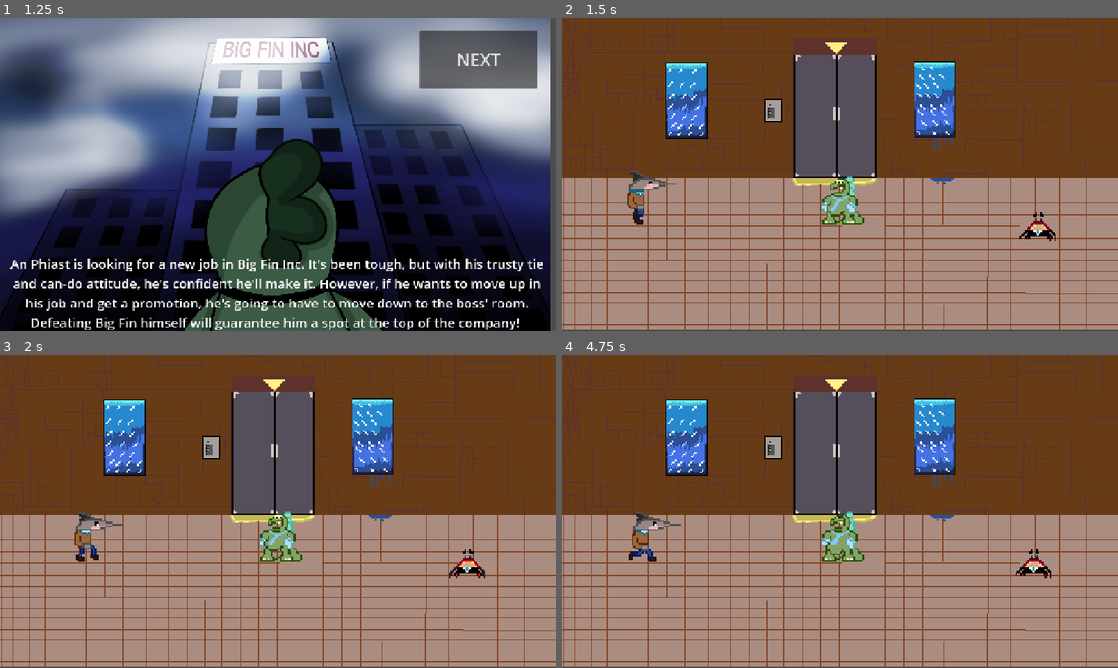
Above: before the commit, frames 1-4 (two rows, left to right).
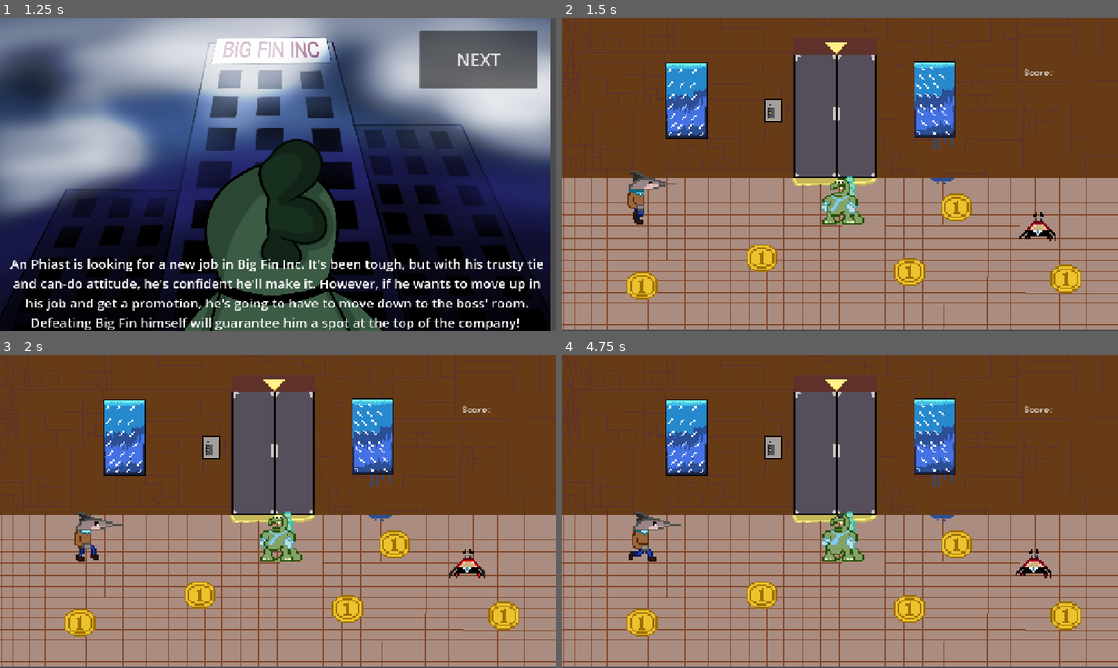
Above: after the commit, the same moments.

Repository: MikeyPerrozzi/Going-Down-
Game: Godot game, scene res://scenes/title screen.tscn
The game is run twice, just before and just after one commit, with the same random seed, the same clock (stepped at 60 frames per second) and the same inputs.
Inputs (mouse positions are in pixels of both pictures, inside the frame that each line leads up to):
- Up to frame 1 (1.25 s): click "BEGIN" at 0.5 s
- Up to frame 2 (1.5 s): click "NEXT" at 1.25 s
- Up to frame 3 (2 s): no input
- Up to frame 4 (4.75 s): move the mouse to (962, 495) at 2.02 s; hold D (move_right) 2.03-2.78 s; click (962, 495) at 2.1 s; move the mouse to (728, 527) at 2.77 s; hold S (move_down) 2.78-3.5 s; click (728, 527) at 2.85 s; click "BEGIN" at 3.5 s; click "NEXT" at 4.25 s

Frame 1 is identical in both runs. In frame 2, 2.2% of the frame differs, in the area x 11-94%, y 16-90%; in frame 3, 2.2%; in frame 4, 2.2%.

Commit message:
Added scoring system

Diff:
--- /dev/null
+++ b/going-down--/scenes/coin.gd
@@ -0,0 +1,10 @@
+extends Area2D
+
+@onready var game_manager: Node = %GameManager
+
+
+
+
+func _on_body_entered(body: Node2D) -> void:
+	game_manager.add_score()
+	queue_free()
--- /dev/null
+++ b/going-down--/scenes/coin.tscn
@@ -0,0 +1,19 @@
+[gd_scene format=3 uid="uid://bpsl7xp712dj7"]
+
+[ext_resource type="Script" uid="uid://cgv0kxhj58fei" path="res://scenes/coin.gd" id="1_i64fm"]
+[ext_resource type="Texture2D" uid="uid://duxq5sphgqrdj" path="res://assets/Coin.png" id="1_rwqht"]
+
+[sub_resource type="CircleShape2D" id="CircleShape2D_g4v7s"]
+radius = 8.0
+
+[node name="Coin" type="Area2D" unique_id=308472346]
+script = ExtResource("1_i64fm")
+
+[node name="Sprite2D" type="Sprite2D" parent="." unique_id=2110722341]
+texture = ExtResource("1_rwqht")
+
+[node name="CollisionShape2D" type="CollisionShape2D" parent="." unique_id=1905952199]
+position = Vector2(0, 1)
+shape = SubResource("CircleShape2D_g4v7s")
+
+[connection signal="body_entered" from="." to="." method="_on_body_entered"]
--- a/going-down--/scenes/game.tscn
+++ b/going-down--/scenes/game.tscn
@@ -2,10 +2,13 @@
 
 [ext_resource type="PackedScene" uid="uid://xrw4bwmvrwfa" path="res://scenes/player.tscn" id="1_uwrxv"]
 [ext_resource type="Script" uid="uid://brqubudb5jai6" path="res://scripts/game.gd" id="1_yqjtg"]
+[ext_resource type="Script" uid="uid://dvqdch3mwfiy" path="res://scenes/game_manager.gd" id="2_gee14"]
 [ext_resource type="PackedScene" uid="uid://4i80d2psqmtc" path="res://scenes/swordfish_enemy.tscn" id="3_lnu2h"]
 [ext_resource type="Texture2D" uid="uid://xgv6bv12cxek" path="res://assets/elevatorproject.png" id="4_lbhrr"]
 [ext_resource type="PackedScene" uid="uid://c732gxfqqwcss" path="res://scenes/crab.tscn" id="5_iywne"]
 [ext_resource type="AudioStream" uid="uid://dgmnerd2lemk6" path="res://assets/First_day_on_the_job.mp3" id="6_p57ef"]
+[ext_resource type="PackedScene" uid="uid://bpsl7xp712dj7" path="res://scenes/coin.tscn" id="7_u5sy4"]
+[ext_resource type="FontFile" uid="uid://b83n52k38khkw" path="res://assets/PixelOperator8.ttf" id="9_0tnpc"]
 
 [sub_resource type="WorldBoundaryShape2D" id="WorldBoundaryShape2D_g4v7s"]
 
@@ -22,6 +25,21 @@
 
 [node name="Game" type="Node2D" unique_id=1293251095]
 script = ExtResource("1_yqjtg")
+
+[node name="GameManager" type="Node" parent="." unique_id=2119270474]
+unique_name_in_owner = true
+script = ExtResource("2_gee14")
+
+[node name="Label" type="Label" parent="GameManager" unique_id=1925138817]
+offset_left = 51.0
+offset_top = -25.000002
+offset_right = 123.949295
+offset_bottom = -12.499994
+scale = Vector2(0.32899567, 0.32)
+theme_override_fonts/font = ExtResource("9_0tnpc")
+theme_override_font_sizes/font_size = 10
+text = "Score:"
+autowrap_mode = 2
 
 [node name="Player" parent="." unique_id=299972764 instance=ExtResource("1_uwrxv")]
 position = Vector2(-55, 60)
@@ -69,5 +87,20 @@
 volume_db = -0.2
 autoplay = true
 
+[node name="Coin" parent="." unique_id=308472346 instance=ExtResource("7_u5sy4")]
+position = Vector2(-15, 90)
+
+[node name="Coin2" parent="." unique_id=1914485046 instance=ExtResource("7_u5sy4")]
+position = Vector2(-169, 98)
+
+[node name="Coin3" parent="." unique_id=79697794 instance=ExtResource("7_u5sy4")]
+position = Vector2(75, 94)
+
+[node name="Coin4" parent="." unique_id=989285574 instance=ExtResource("7_u5sy4")]
+position = Vector2(12, 53)
+
+[node name="Coin5" parent="." unique_id=1968748041 instance=ExtResource("7_u5sy4")]
+position = Vector2(-100, 82)
+
 [connection signal="timeout" from="Timer" to="." method="_on_timer_timeout"]
 [connection signal="timeout" from="Timer" to="Player" method="_on_timer_timeout"]
--- /dev/null
+++ b/going-down--/scenes/game_manager.gd
@@ -0,0 +1,10 @@
+extends Node
+
+var score = 0
+
+@onready var label: Label = $Label
+
+
+func add_score():
+	score += 1
+	label.text = "Score: " + str(score)
Binary file added: going-down--/assets/Coin.png
Not shown, added: going-down--/assets/Coin.png.import
Binary file added: going-down--/assets/PixelOperator8.ttf
Not shown, added: going-down--/assets/PixelOperator8.ttf.import
Not shown, added: going-down--/scenes/coin.gd.uid
Not shown, added: going-down--/scenes/game_manager.gd.uid
